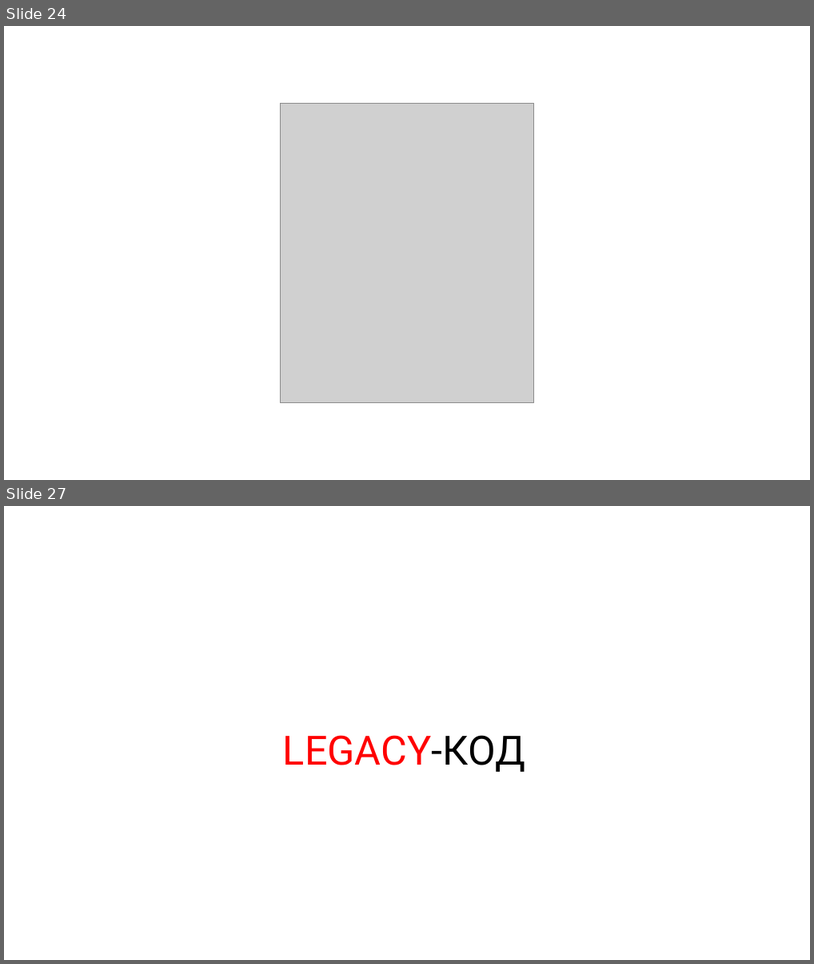
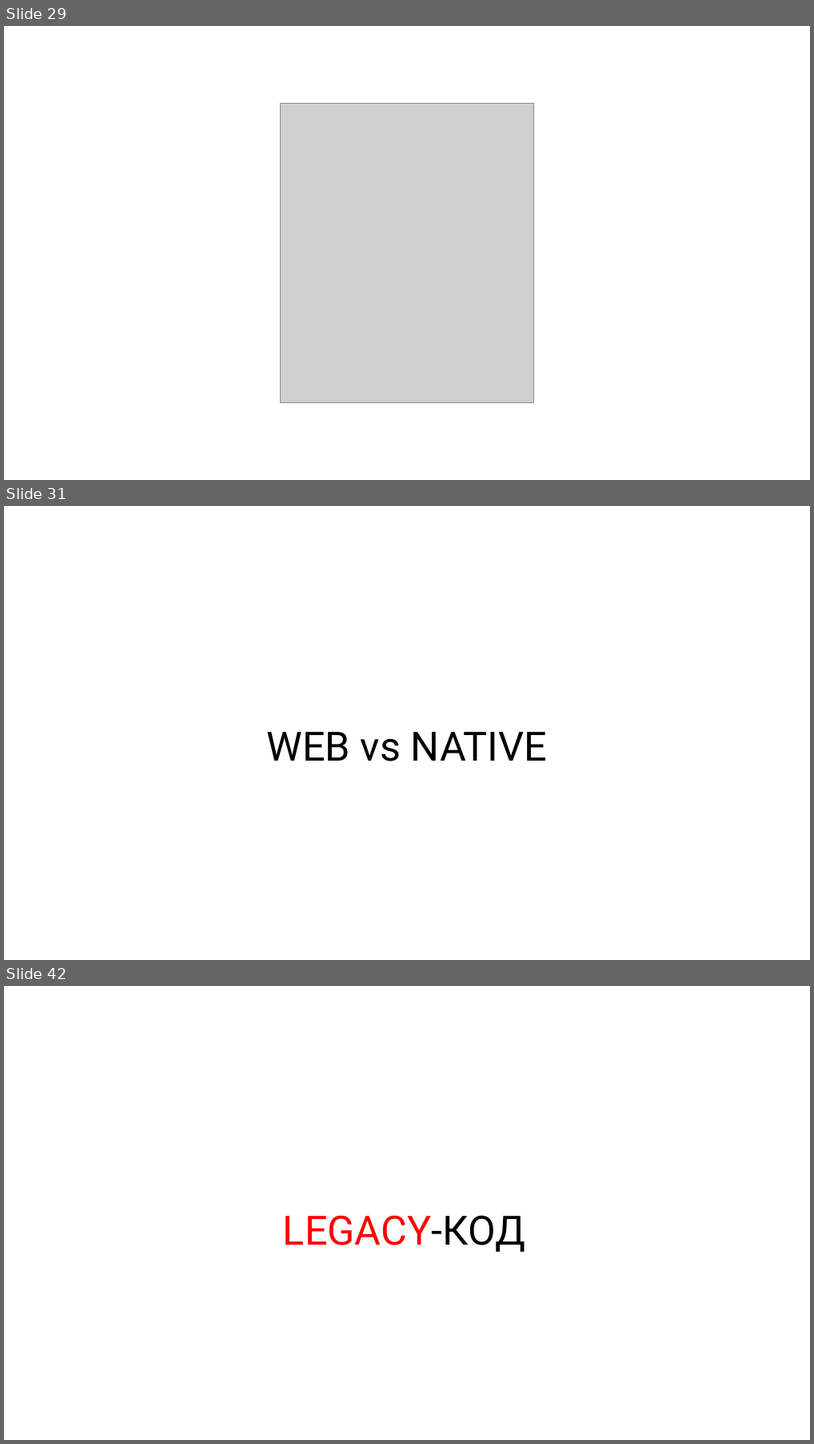
Before and after one commit to rkhaimov/brain-gym, a slide deck: Презентация.pptx. Shown one above the other, each under a label of ours: slides 24 and 27 before the commit, slides 29, 31 and 42 after it; the slides between them are not shown. The pictures are 814x964 and 814x1444 pixels, drawn with LibreOffice and Linux fonts; fonts in the diff are those of the drawing; grey boxes stand for pictures. Boxes give left, top, right and bottom in pixels: in the first picture for what was removed or moved away, otherwise in the second. Text is boxed around its words. In the diff, an @@ line names an element or a change of style, - is before the commit and + after.

```diff
--- a/Презентация.pptx
+++ b/Презентация.pptx
@@ slide 31 added at (4,506,810,960), background #FFFFFF @@
@@ text added at (267,732,547,761), 48 pt, text #000000 @@
+WEB vs NATIVE
@@ what was slide 24 is now slide 29 @@
@@ what was slide 27 is now slide 42 @@
```
Also in this commit, not shown: 2 slides changed, 16 other slides added, 2 slides removed.
